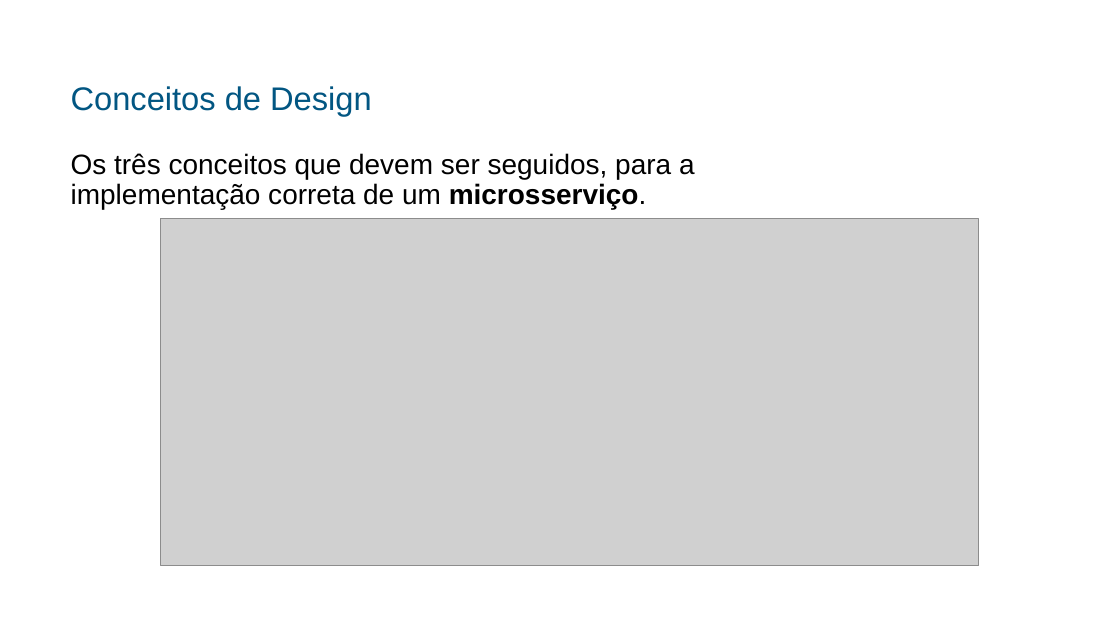
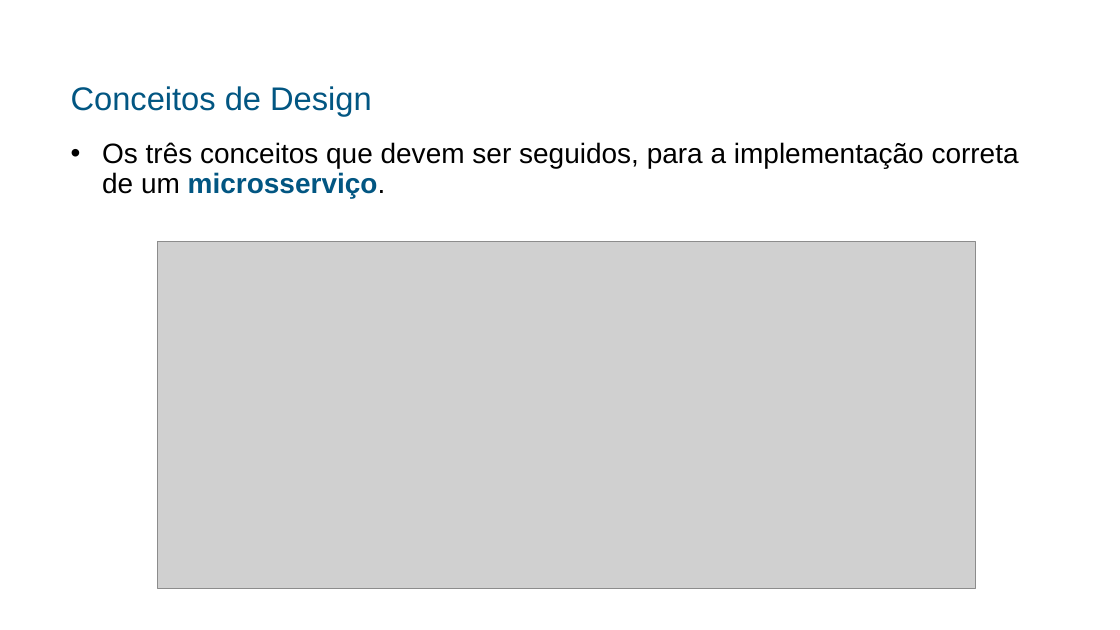
Before and after one commit to alexandrepeluchi/trabalho-diplomacao, a slide deck: slide 6 of Documentos/Apresentação Power Point/Apresentação do TD - Alexandre Peluchi.pptx. Drawn at 1120x630 pixels with LibreOffice and Linux fonts; fonts in the diff are those of the drawing; grey boxes stand for pictures. Boxes give left, top, right and bottom in pixels: in the first picture for what was removed or moved away, otherwise in the second. Text is boxed around its words. In the diff, an @@ line names an element or a change of style, - is before the commit and + after.

```diff
--- a/Documentos/Apresentação Power Point/Apresentação do TD - Alexandre Peluchi.pptx
+++ b/Documentos/Apresentação Power Point/Apresentação do TD - Alexandre Peluchi.pptx
@@ text "Os três conceitos que devem ..." moved from (x1=71, y1=153, x2=695, y2=209) to (x1=102, y1=142, x2=1019, y2=198) @@
@@ text "Os três conceitos que devem ..." at (x1=102, y1=142, x2=1019, y2=198): text colour #000000 to #025682 in "microsserviço."; bullet none to • @@
@@ picture moved from (x1=161, y1=219, x2=979, y2=566) to (x1=158, y1=242, x2=975, y2=589) @@
```
Also in this commit, not shown: 10 other slides changed, 6 slides added, 2 slides removed, 1 other file.
